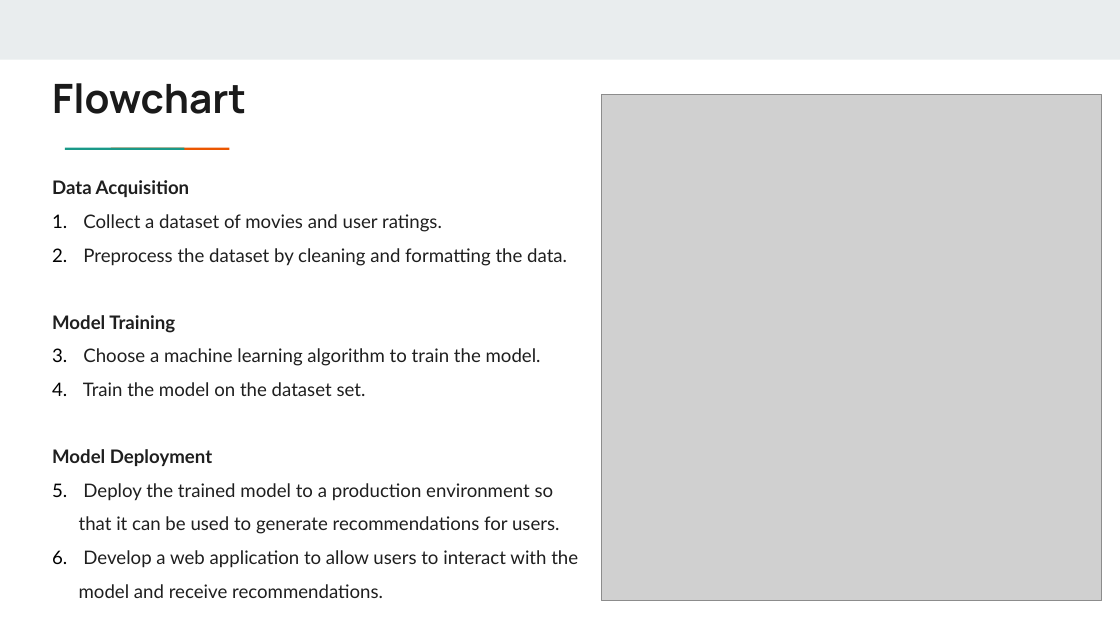
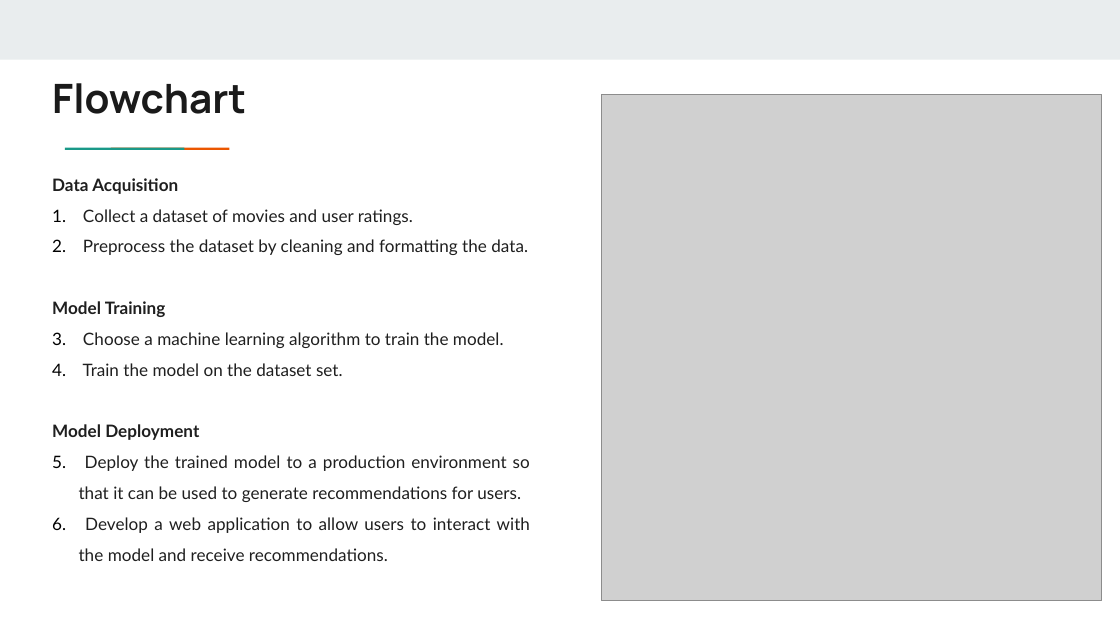
Before and after one commit to mdbakerfarhad/Movie-Recommendation-System-Using-Machine-Learning-and-Web-App, a slide deck: slide 2 of CSE299 presentation/Final Presentation.pptx. Drawn at 1120x630 pixels with LibreOffice and Linux fonts; fonts in the diff are those of the drawing; grey boxes stand for pictures. Boxes give left, top, right and bottom in pixels: in the first picture for what was removed or moved away, otherwise in the second. Text is boxed around its words. In the diff, an @@ line names an element or a change of style, - is before the commit and + after.

Commit message:
presentation updated

```diff
--- a/CSE299 presentation/Final Presentation.pptx
+++ b/CSE299 presentation/Final Presentation.pptx
@@ text "Data Acquisition" at (x1=52, y1=178, x2=530, y2=561): size 12 to 11 pt; alignment left to justified @@
```
Also in this commit, not shown: 1 other slide changed.
